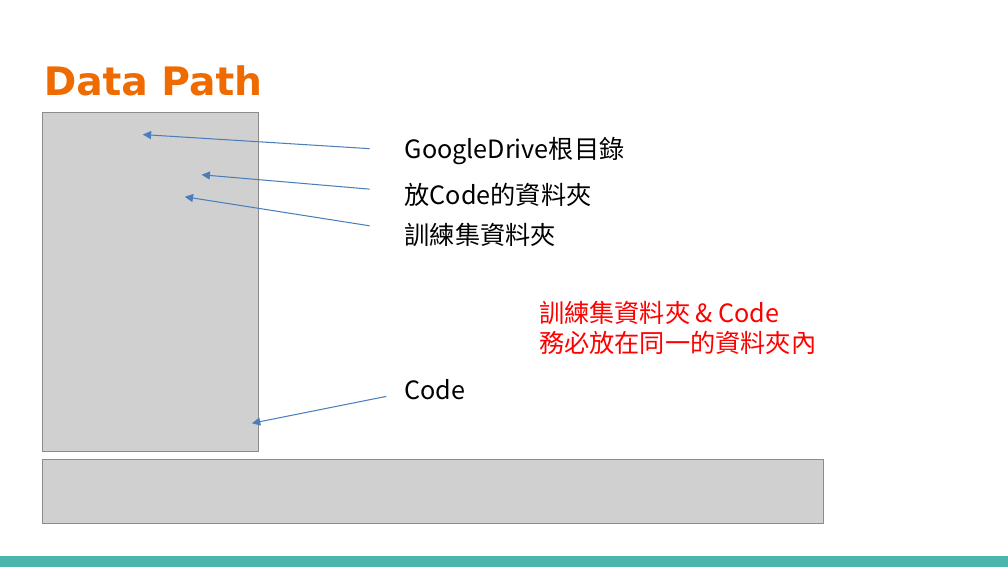
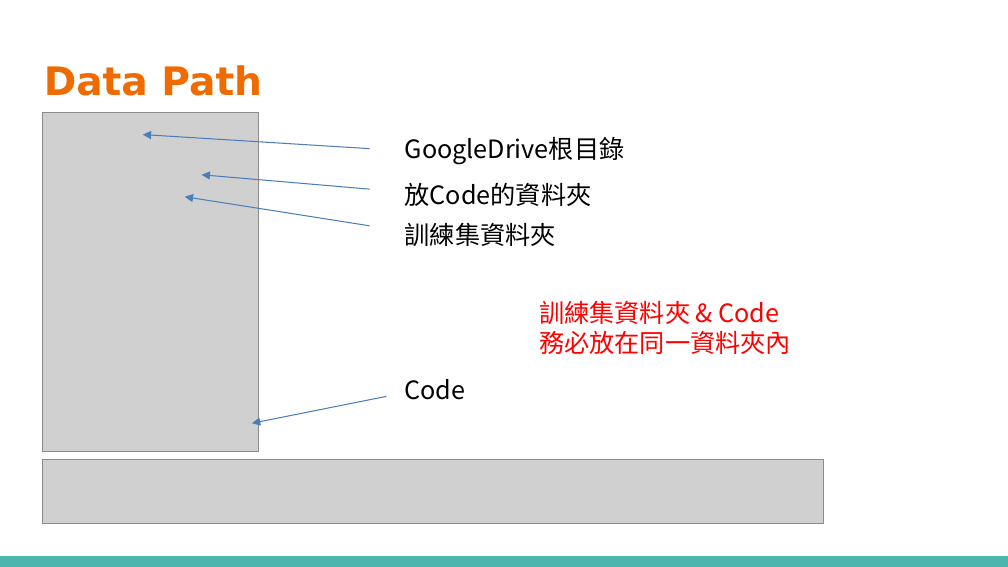
Before and after one commit to tw40210/AI_course, a slide deck: slide 9 of Final_Project_intro.pptx. Drawn at 1008x567 pixels with LibreOffice and Linux fonts; fonts in the diff are those of the drawing; grey boxes stand for pictures. Boxes give left, top, right and bottom in pixels: in the first picture for what was removed or moved away, otherwise in the second. Text is boxed around its words. In the diff, an @@ line names an element or a change of style, - is before the commit and + after.

```diff
--- a/Final_Project_intro.pptx
+++ b/Final_Project_intro.pptx
@@ text at box(539, 330, 791, 354): text changed @@
-務必放在同一的資料夾內
+務必放在同一資料夾內
```
Also in this commit, not shown: 1 slide added.
